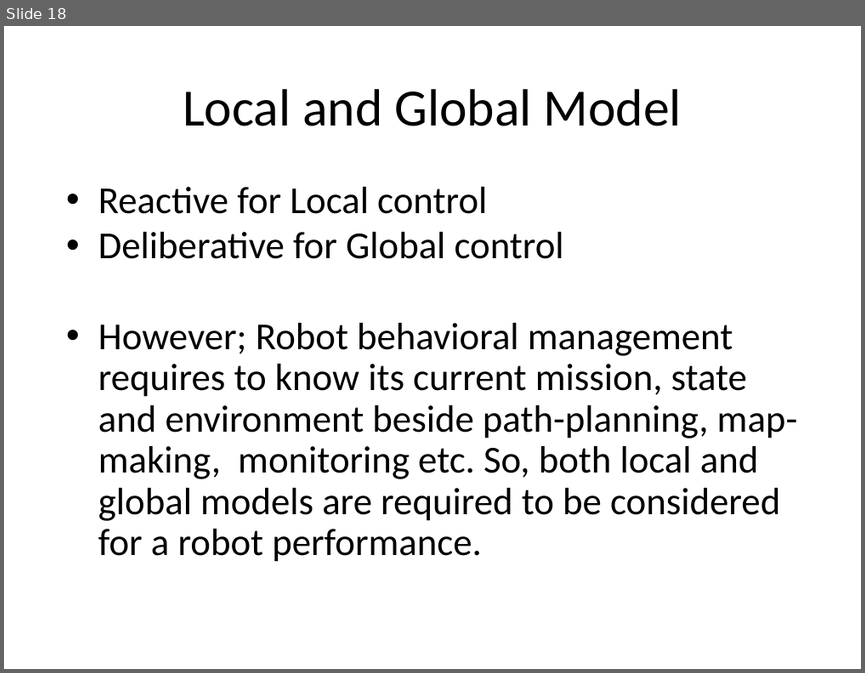
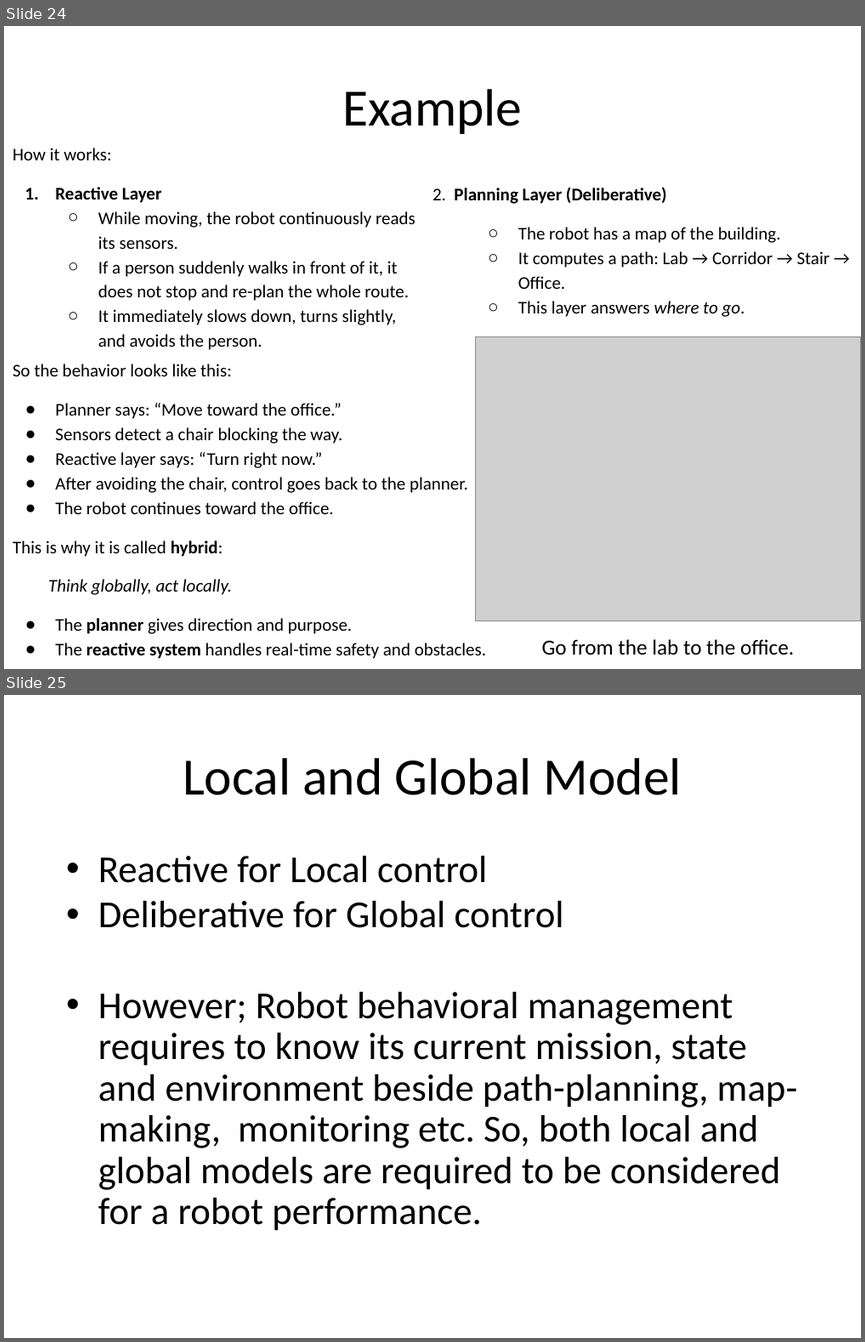
Before and after one commit to UK-Roy/cse461, a slide deck: slides/Introduction to Robotics-lec2.pptx. Shown one above the other, each under a label of ours: slide 18 before the commit, slides 24 and 25 after it. The pictures are 865x673 and 865x1342 pixels, drawn with LibreOffice and Linux fonts; fonts in the diff are those of the drawing; grey boxes stand for pictures. Boxes give left, top, right and bottom in pixels: in the first picture for what was removed or moved away, otherwise in the second. Text is boxed around its words. In the diff, an @@ line names an element or a change of style, - is before the commit and + after.

```diff
--- a/slides/Introduction to Robotics-lec2.pptx
+++ b/slides/Introduction to Robotics-lec2.pptx
@@ slide 24 added at (4,26,861,669), background #FFFFFF @@
@@ title added at (342,89,522,134), 44 pt, text #000000 @@
+Example
@@ text added at (12,148,415,350), 15 pt, text #000000 @@
+How it works:
+1. Reactive Layer
+  ○ While moving, the robot continuously reads its sensors.
+  ○ If a person suddenly walks in front of it, it does not stop and re-plan the whole route.
+  ○ It immediately slows down, turns slightly, and avoids the person.
@@ text added at (432,187,830,317), 15 pt, text #000000 @@
+2. Planning Layer (Deliberative)
+  ○ The robot has a map of the building.
+  ○ It computes a path: Lab → Corridor → Stair → Office.
+  ○ This layer answers where to go.
@@ picture added at (475,336,861,621) @@
@@ text added at (12,363,486,658), 15 pt, text #000000 @@
+So the behavior looks like this:
+● Planner says: “Move toward the office.”
+● Sensors detect a chair blocking the way.
+● Reactive layer says: “Turn right now.”
+● After avoiding the chair, control goes back to the planner.
+● The robot continues toward the office.
+This is why it is called hybrid:
+Think globally, act locally.
+● The planner gives direction and purpose.
+● The reactive system handles real-time safety and obstacles.
@@ text added at (542,639,794,655), 18 pt, text #000000 @@
+Go from the lab to the office.
@@ what was slide 18 is now slide 25 @@
```
Also in this commit, not shown: 14 slides changed, 14 other slides added, 6 slides removed, 7 other files.
